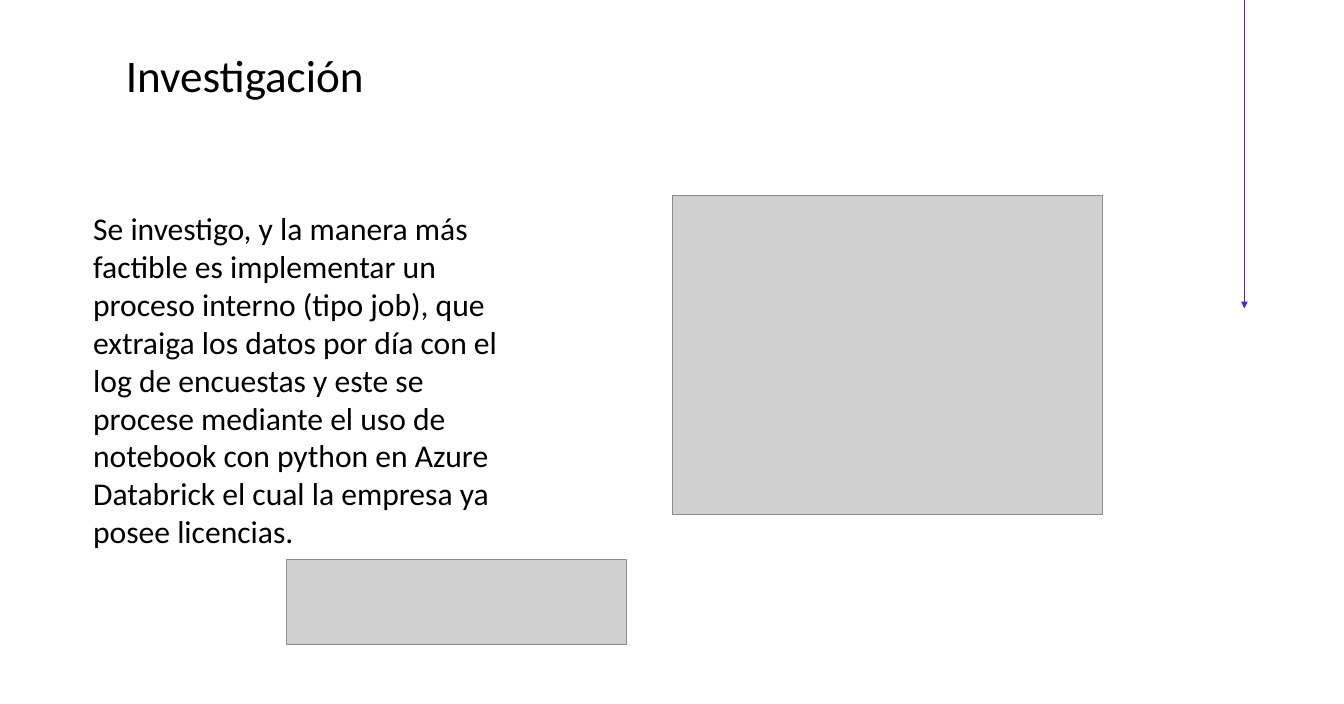
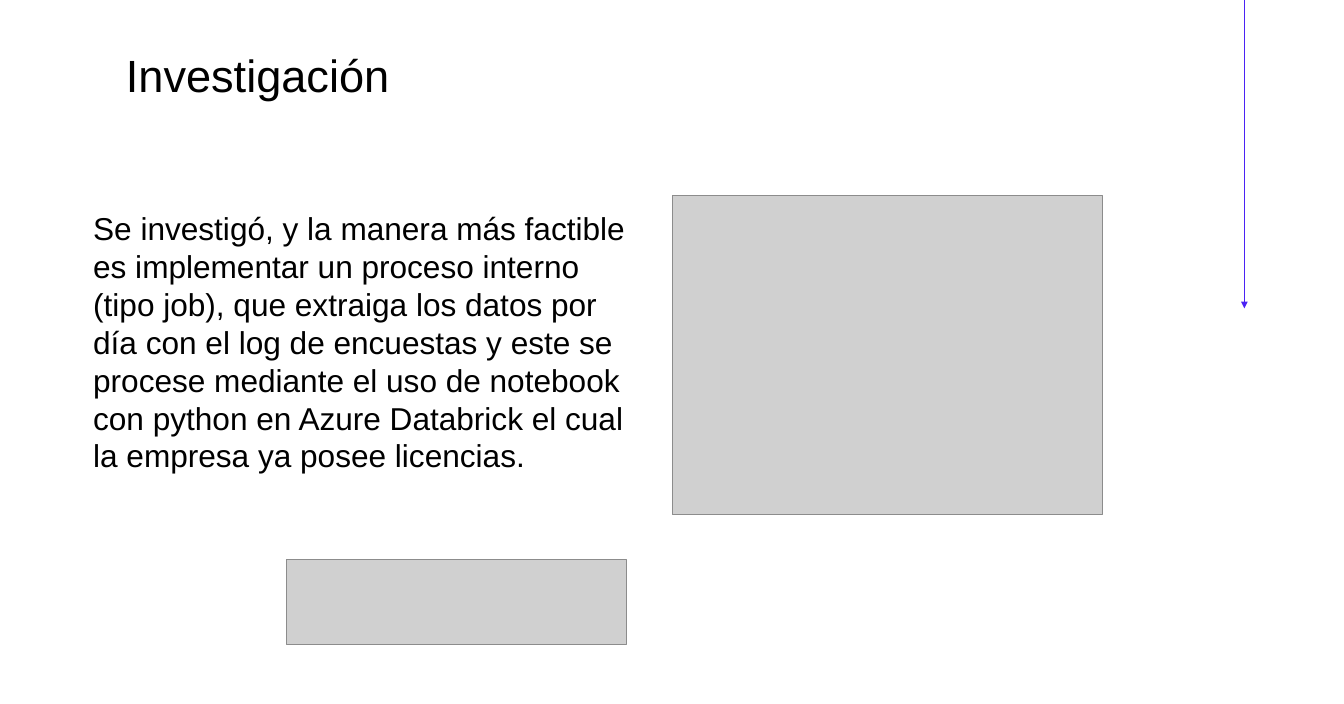
Before and after one commit to gcastillodn/python2, a slide deck: slide 8 of Proyect_Final/Demo Day - Gustavo Castillo.pptx. Drawn at 1344x704 pixels with LibreOffice and Linux fonts; fonts in the diff are those of the drawing; grey boxes stand for pictures. Boxes give left, top, right and bottom in pixels: in the first picture for what was removed or moved away, otherwise in the second. Text is boxed around its words. In the diff, an @@ line names an element or a change of style, - is before the commit and + after.

```diff
--- a/Proyect_Final/Demo Day - Gustavo Castillo.pptx
+++ b/Proyect_Final/Demo Day - Gustavo Castillo.pptx
@@ text "Investigación" at (126,58,389,101): font Calibri to Arial @@
@@ text at (93,216,625,473): text changed; font Calibri to Arial @@
-Se investigo, y la manera más factible es implementar un proceso interno (tipo job), que extraiga los datos por día con el log de encuestas y este se procese mediante el uso de notebook con python en Azure Databrick el cual la empresa ya posee licencias.
+Se investigó, y la manera más factible es implementar un proceso interno (tipo job), que extraiga los datos por día con el log de encuestas y este se procese mediante el uso de notebook con python en Azure Databrick el cual la empresa ya posee licencias.
```
Also in this commit, not shown: 11 other slides changed.
